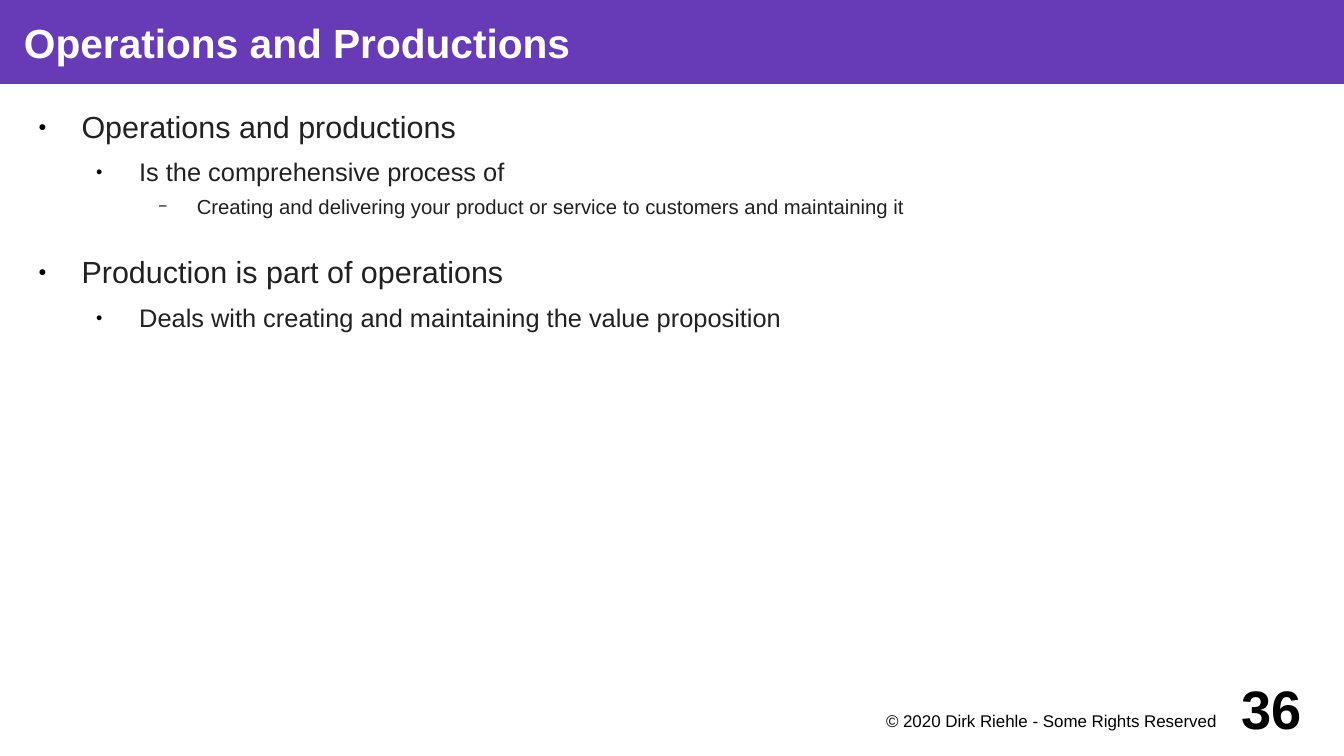
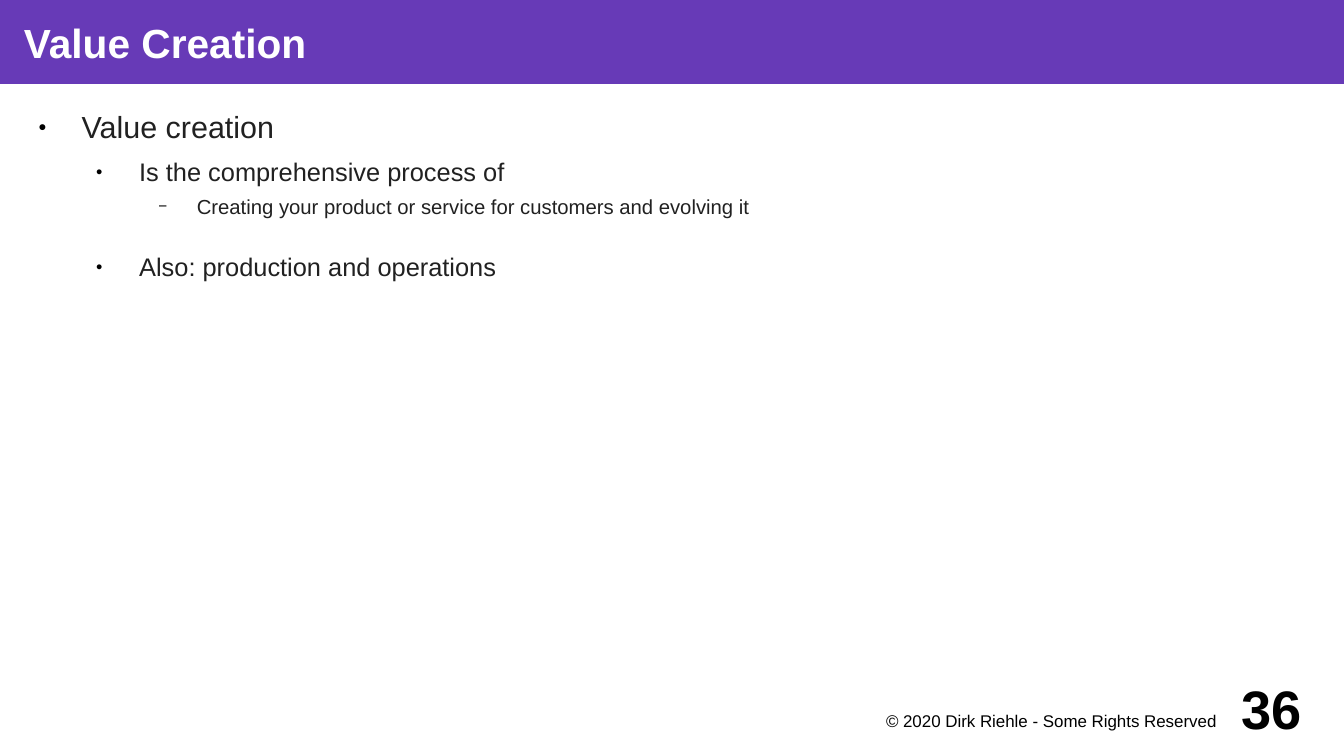
Before and after one commit to dirkriehle/coss-course, a slide deck: slide 36 of Lecture slides/COSS B04 - Business Models.odp. Drawn at 1344x756 pixels with LibreOffice and Linux fonts; fonts in the diff are those of the drawing. Boxes give left, top, right and bottom in pixels: in the first picture for what was removed or moved away, otherwise in the second. Text is boxed around its words. In the diff, an @@ line names an element or a change of style, - is before the commit and + after.

```diff
--- a/Lecture slides/COSS B04 - Business Models.odp
+++ b/Lecture slides/COSS B04 - Business Models.odp
@@ title at (x1=24, y1=28, x2=306, y2=59): text changed @@
-Operations and Productions
+Value Creation
@@ text at (x1=82, y1=116, x2=274, y2=139): text changed @@
-● Operations and productions
+● Value creation
@@ text at (x1=139, y1=199, x2=749, y2=281): text changed @@
-    − Creating and delivering your product or service to customers and maintaining it
-● Production is part of operations
-  ● Deals with creating and maintaining the value proposition
+    − Creating your product or service for customers and evolving it
+  ● Also: production and operations
```
Also in this commit, not shown: 16 other slides changed, 28 other files.
